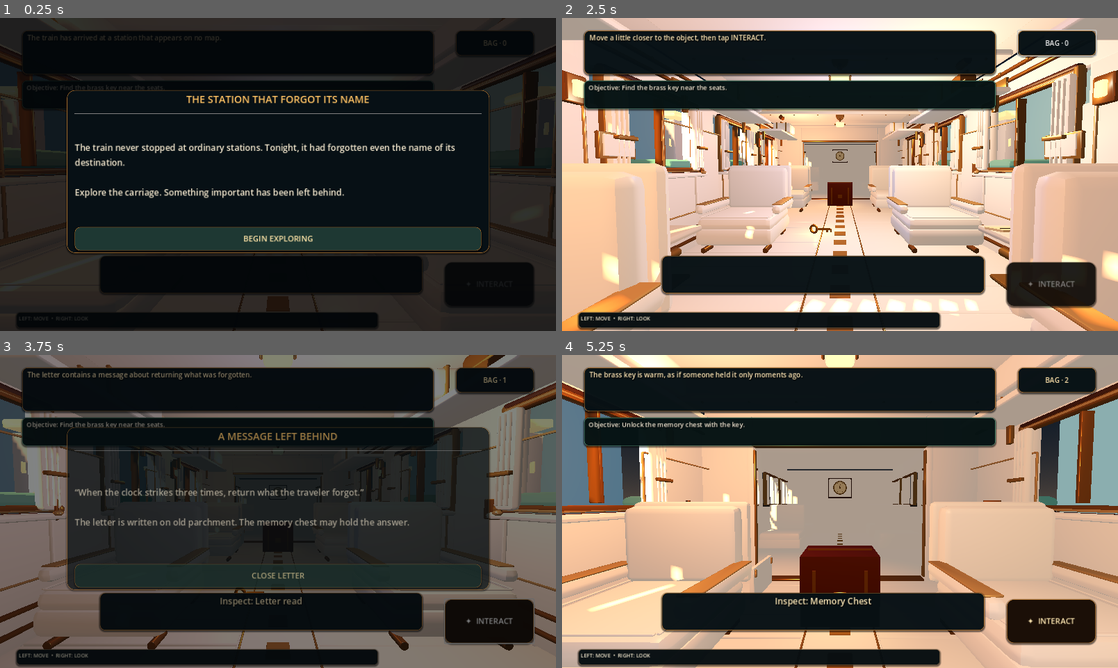
Above: before the commit, frames 1-4 (two rows, left to right).
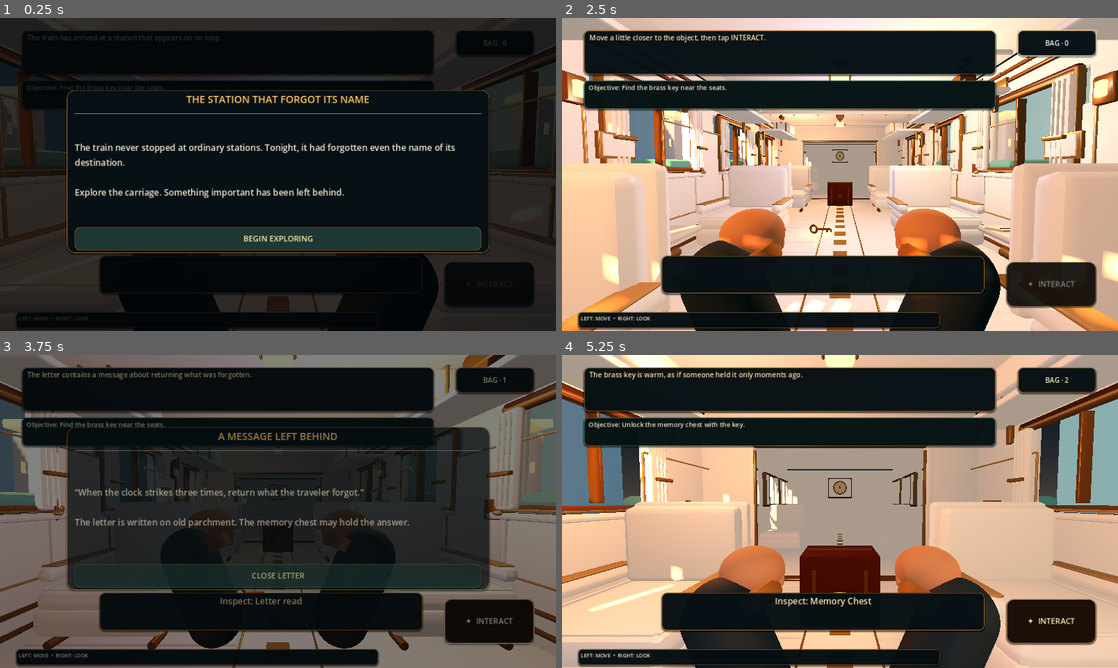
Above: after the commit, the same moments.

Repository: bdssmdkacem-dot/lost-things-express
Game: Godot game, scene res://scenes/main.tscn
Same seed, same stepped clock (60 frames per second), same inputs: the game is played once before the commit and once after it.
Inputs (mouse positions are in pixels of both pictures, inside the frame that each line leads up to):
- Up to frame 1 (0.25 s): no input
- Up to frame 2 (2.5 s): click "BEGIN EXPLORING" at 0.5 s; click "BAG · 0" at 1.25 s; tap Enter at 2 s; move the mouse to (867, 174) at 2.02 s; hold W (move_forward) from 2.03 s (still down); tap E at 2.1 s; click (867, 174) at 2.17 s
- Up to frame 3 (3.75 s): release W (move_forward) at 2.75 s; click "✦ INTERACT" at 2.75 s; move the mouse to (250, 511) at 3.52 s; hold W (move_forward) from 3.53 s (still down); tap E at 3.6 s
- Up to frame 4 (5.25 s): move the mouse to (851, 505) at 4.27 s; tap E at 4.35 s; release W (move_forward) at 5 s; click "CONTINUE" at 5 s

The runs differ from the first frame. In frame 1, 3.0% of the frame differs, in the area x 21-79%, y 75-100%; in frame 2, 6.7%, in the area x 21-79%, y 60-100%; in frame 3, 2.2%; in frame 4, 6.5%.

Commit message:
feat: add visible first-person hands for story interactions

Diff:
--- a/scripts/main.gd
+++ b/scripts/main.gd
@@ -7,6 +7,8 @@
 
 var player: CharacterBody3D
 var camera: Camera3D
+var first_person_hands: Node3D
+var hand_action_tween: Tween
 var status_label: Label
 var objective_label: Label
 var prompt_label: Label
@@ -208,6 +210,98 @@
 	camera.rotation.x = pitch
 	camera.current = true
 	player.add_child(camera)
+	_build_first_person_hands()
+
+
+# First-person arms are a camera-attached view model. This is intentionally
+# isolated from player movement, camera look, collision, and touch input.
+func _build_first_person_hands() -> void:
+	first_person_hands = Node3D.new()
+	first_person_hands.name = "FirstPersonHands"
+	first_person_hands.position = Vector3.ZERO
+	camera.add_child(first_person_hands)
+
+	var sleeve_material := StandardMaterial3D.new()
+	sleeve_material.albedo_color = Color(0.035, 0.13, 0.15)
+	sleeve_material.roughness = 0.78
+	var cuff_material := StandardMaterial3D.new()
+	cuff_material.albedo_color = Color(0.67, 0.43, 0.17)
+	cuff_material.metallic = 0.35
+	cuff_material.roughness = 0.42
+	var skin_material := StandardMaterial3D.new()
+	skin_material.albedo_color = Color(0.72, 0.48, 0.32)
+	skin_material.roughness = 0.86
+
+	for side in [-1.0, 1.0]:
+		var arm := MeshInstance3D.new()
+		arm.name = "Sleeve_%s" % ("L" if side < 0.0 else "R")
+		var arm_mesh := CapsuleMesh.new()
+		arm_mesh.radius = 0.105
+		arm_mesh.height = 0.48
+		arm.mesh = arm_mesh
+		arm.material_override = sleeve_material
+		arm.position = Vector3(side * 0.30, -0.43, -0.62)
+		arm.rotation_degrees = Vector3(0.0, 0.0, side * -24.0)
+		first_person_hands.add_child(arm)
+
+		var cuff := MeshInstance3D.new()
+		cuff.name = "BrassCuff_%s" % ("L" if side < 0.0 else "R")
+		var cuff_mesh := CylinderMesh.new()
+		cuff_mesh.top_radius = 0.105
+		cuff_mesh.bottom_radius = 0.105
+		cuff_mesh.height = 0.055
+		cuff.mesh = cuff_mesh
+		cuff.material_override = cuff_material
+		cuff.position = Vector3(side * 0.30, -0.285, -0.67)
+		cuff.rotation_degrees.z = side * -24.0
+		first_person_hands.add_child(cuff)
+
+		var palm := MeshInstance3D.new()
+		palm.name = "Hand_%s" % ("L" if side < 0.0 else "R")
+		var palm_mesh := SphereMesh.new()
+		palm_mesh.radius = 0.105
+		palm_mesh.height = 0.16
+		palm.mesh = palm_mesh
+		palm.material_override = skin_material
+		palm.position = Vector3(side * 0.30, -0.20, -0.71)
+		first_person_hands.add_child(palm)
+
+		# Four short fingers make the silhouette read as a hand at phone size.
+		for finger_index in range(4):
+			var finger := MeshInstance3D.new()
+			finger.name = "Finger_%s_%d" % ["L" if side < 0.0 else "R", finger_index]
+			var finger_mesh := CapsuleMesh.new()
+			finger_mesh.radius = 0.022
+			finger_mesh.height = 0.095
+			finger.mesh = finger_mesh
+			finger.material_override = skin_material
+			finger.position = Vector3(side * 0.30 + (finger_index - 1.5) * 0.042, -0.245, -0.79)
+			finger.rotation_degrees.x = -18.0
+			first_person_hands.add_child(finger)
+
+func _play_hand_action(action: String) -> void:
+	if not is_instance_valid(first_person_hands):
+		return
+	if hand_action_tween and hand_action_tween.is_running():
+		hand_action_tween.kill()
+	first_person_hands.position = Vector3.ZERO
+	first_person_hands.rotation = Vector3.ZERO
+	hand_action_tween = create_tween()
+	hand_action_tween.set_parallel(true)
+	match action:
+		"take":
+			hand_action_tween.tween_property(first_person_hands, "position", Vector3(0.0, 0.13, -0.34), 0.22).set_trans(Tween.TRANS_CUBIC).set_ease(Tween.EASE_OUT)
+			hand_action_tween.tween_property(first_person_hands, "rotation:x", deg_to_rad(-10.0), 0.22)
+		"read":
+			hand_action_tween.tween_property(first_person_hands, "position", Vector3(0.0, 0.20, -0.26), 0.28).set_trans(Tween.TRANS_CUBIC).set_ease(Tween.EASE_OUT)
+			hand_action_tween.tween_property(first_person_hands, "rotation:x", deg_to_rad(-7.0), 0.28)
+		"open":
+			hand_action_tween.tween_property(first_person_hands, "position", Vector3(0.0, 0.16, -0.40), 0.32).set_trans(Tween.TRANS_CUBIC).set_ease(Tween.EASE_OUT)
+			hand_action_tween.tween_property(first_person_hands, "rotation:x", deg_to_rad(-14.0), 0.32)
+	hand_action_tween.set_parallel(false)
+	hand_action_tween.tween_interval(0.12)
+	hand_action_tween.tween_property(first_person_hands, "position", Vector3.ZERO, 0.28).set_trans(Tween.TRANS_CUBIC).set_ease(Tween.EASE_IN_OUT)
+	hand_action_tween.parallel().tween_property(first_person_hands, "rotation", Vector3.ZERO, 0.28).set_trans(Tween.TRANS_CUBIC).set_ease(Tween.EASE_IN_OUT)
 
 func _build_ui() -> void:
 	var canvas := CanvasLayer.new()
@@ -504,12 +598,14 @@
 		"key":
 			if not has_key:
 				has_key = true
+				_play_hand_action("take")
 				nearby_object.queue_free()
 				_set_status("The brass key is warm, as if someone held it only moments ago.")
 				_show_story_card("THE BRASS KEY", "The little key is still warm. Whoever carried it must have left this carriage only moments ago.\n\nNew clue added to your bag.", "CONTINUE")
 			else:
 				_set_status("You already have the key.")
 		"letter":
+			_play_hand_action("read")
 			letter_read = true
 			nearby_object.set_meta("display_name", "Letter read")
 			_set_status("The letter contains a message about returning what was forgotten.")
@@ -525,6 +621,7 @@
 				_show_story_card("A LOCKED MEMORY", "The chest seems to wait for more than a key. Read the torn letter on the side table first.", "READ THE LETTER")
 			else:
 				chest_open = true
+				_play_hand_action("open")
 				nearby_object.set_meta("display_name", "Open chest")
 				var lid := nearby_object.get_node_or_null("Lid") as Node3D
 				if lid:
